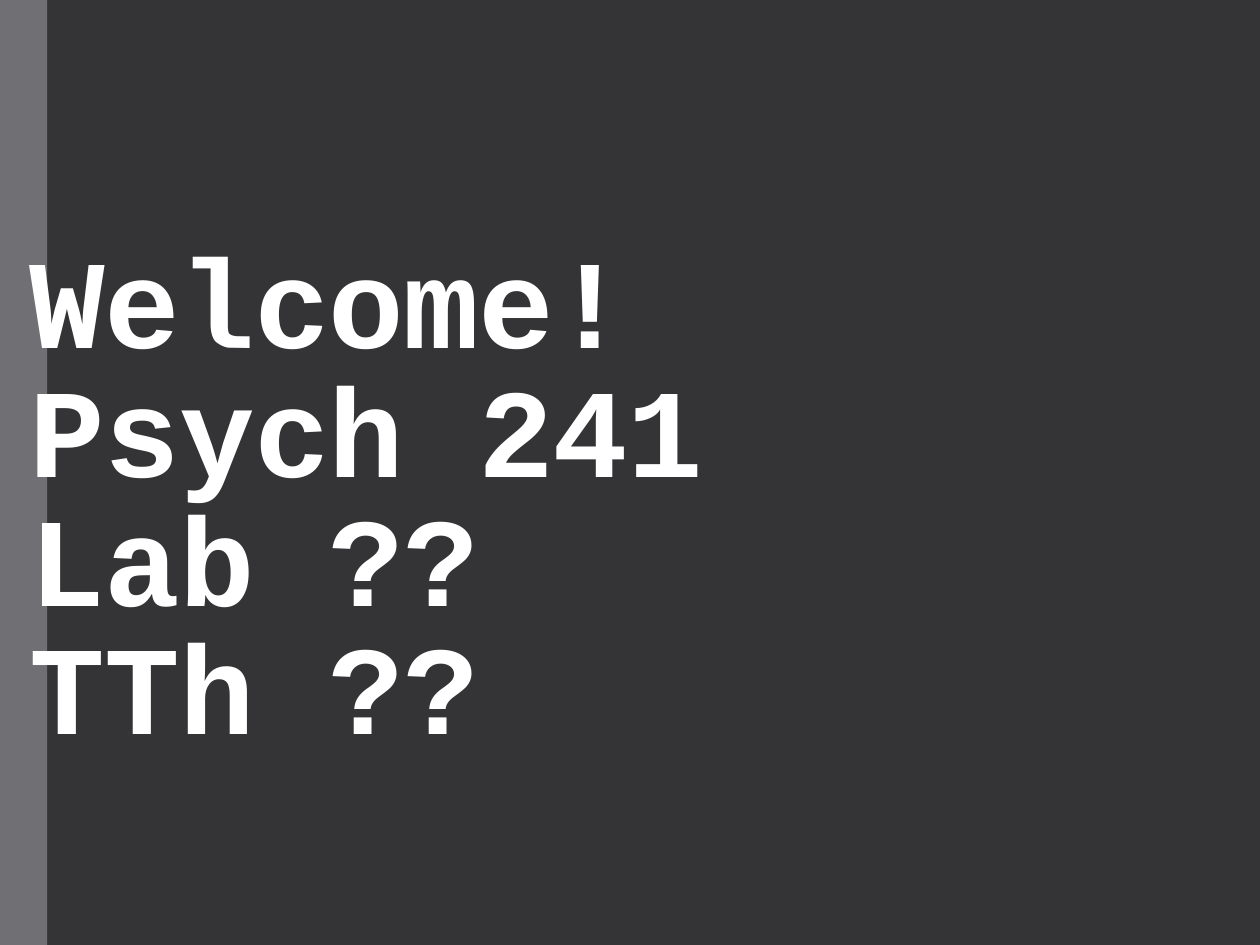
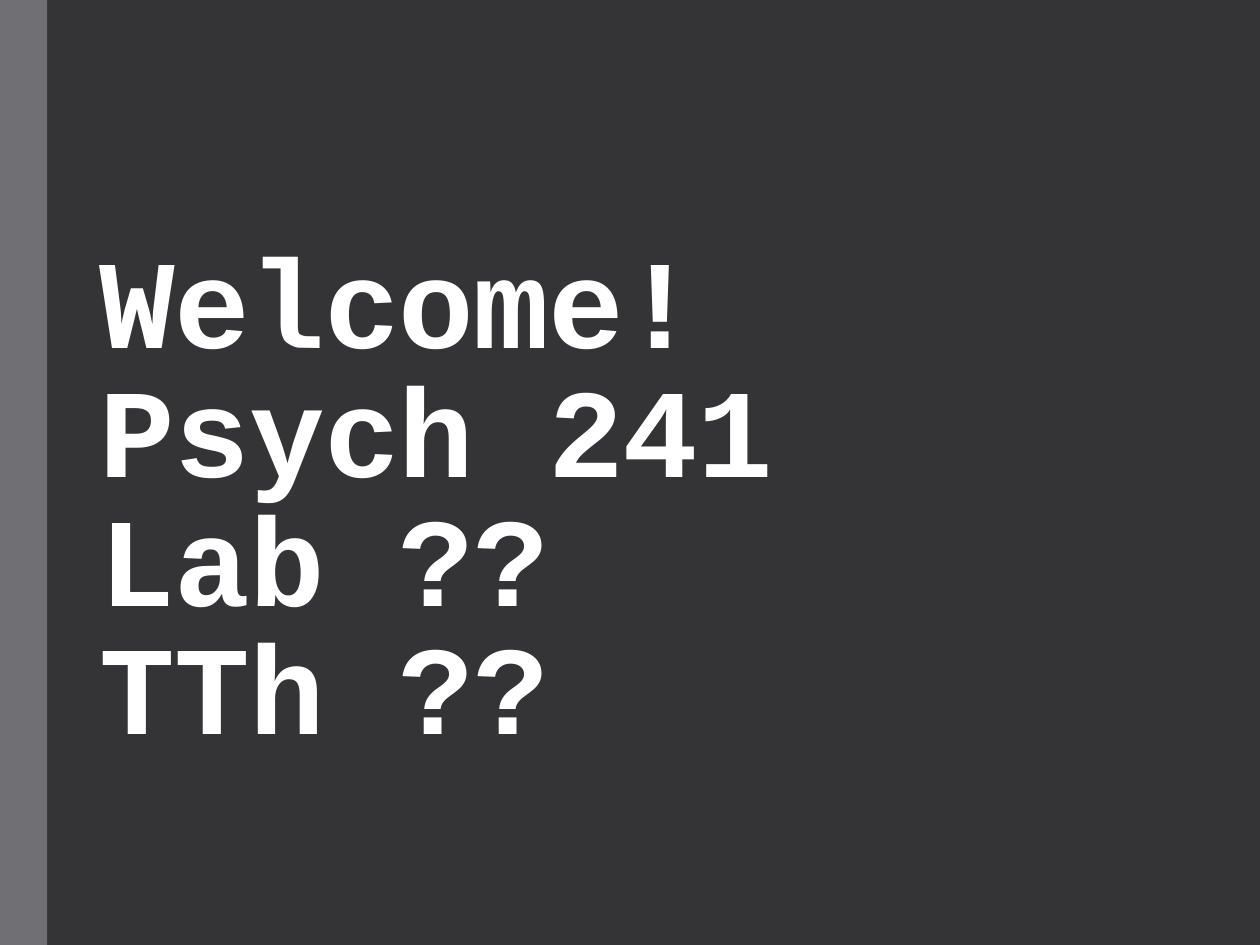
Before and after one commit to psadil/psych241, a slide deck: slide 1 of slides/lab1_21jan2016/lab1_21jan2016.pptx. Drawn at 1260x945 pixels with LibreOffice and Linux fonts; fonts in the diff are those of the drawing. Boxes give left, top, right and bottom in pixels: in the first picture for what was removed or moved away, otherwise in the second. Text is boxed around its words. In the diff, an @@ line names an element or a change of style, - is before the commit and + after.

```diff
--- a/slides/lab1_21jan2016/lab1_21jan2016.pptx
+++ b/slides/lab1_21jan2016/lab1_21jan2016.pptx
@@ title "Welcome! Psych 241 Lab ?? ..." rewrapped from [30, 258, 703, 769] to [100, 258, 773, 734] @@
```
Also in this commit, not shown: 2 other slides changed, 1 other file.
